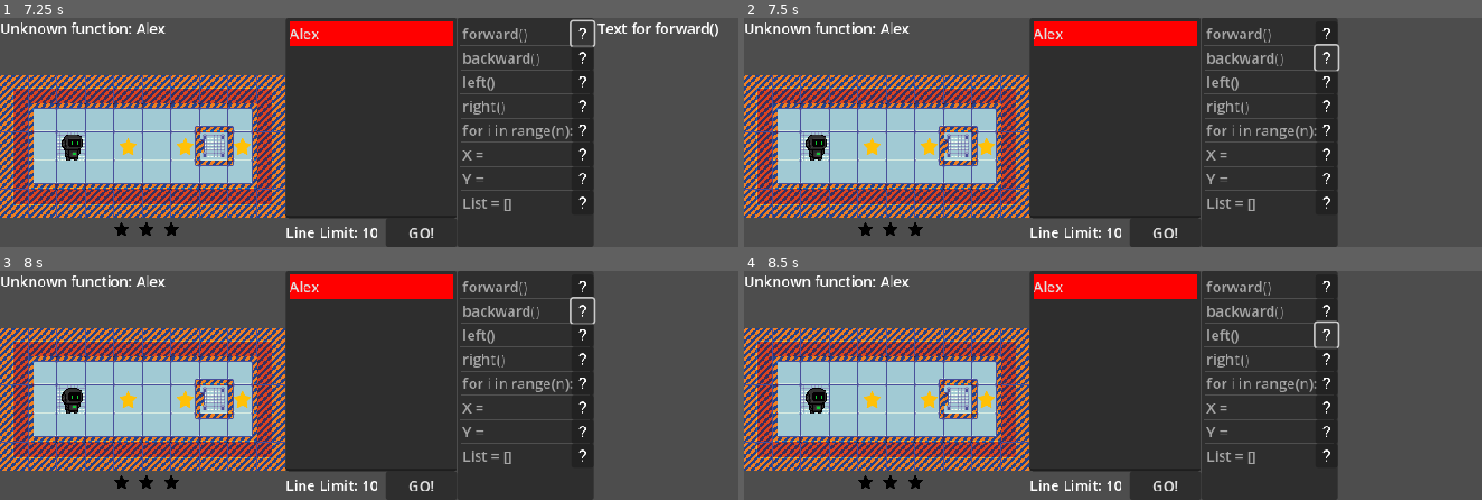
Above: before the commit, frames 1-4 (two rows, left to right).
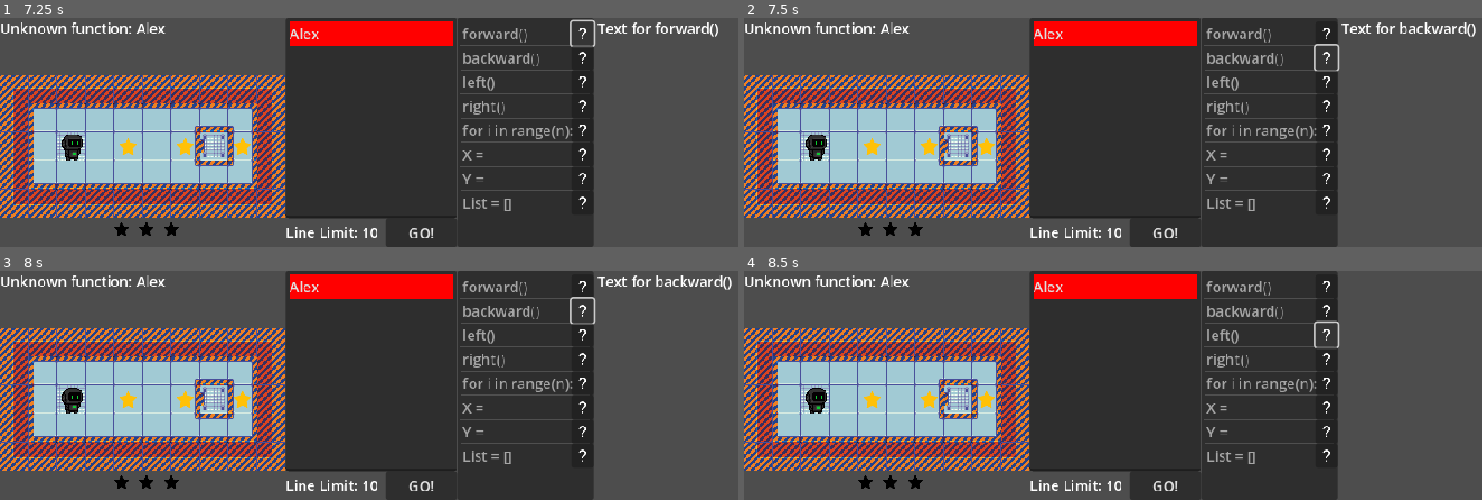
Above: after the commit, the same moments.

Repository: BingloGames/Robot-Bachelor
Game: Godot game, scene res://start_menu.tscn
The game is run twice, just before and just after one commit, with the same random seed, the same clock (stepped at 60 frames per second) and the same inputs.
Inputs (mouse positions are in pixels of both pictures, inside the frame that each line leads up to):
- Up to frame 1 (7.25 s): click "Start" at 0.5 s; click "1 Player" at 1.25 s; tap Enter (ui_accept) at 2, 2.27, 3.5, 3.77 s; move the mouse to (575, 121) at 2.02 s; hold Right (ui_right) 2.03-2.75 s; click "1" at 2.75 s; move the mouse to (243, 143) at 3.52 s; hold Down (ui_down) 3.53-4.25 s; click (369, 118) at 4.27 s; type "Alex" at 4.35 s; click "GO!" at 5 s; click "GO!" at 5.75 s; click (583, 34) at 6.5 s
- Up to frame 2 (7.5 s): click (1327, 56) at 7.25 s
- Up to frame 3 (8 s): no input
- Up to frame 4 (8.5 s): click (1327, 335) at 8 s

Frame 1 is identical in both runs. In frame 2, 0.4% of the frame differs, in the area x 80-100%, y 1-9%; in frame 3, 0.4%; in frame 4, nothing differs.

Commit message:
added text and language path to global. Added popup info

Diff:
--- a/robot-project/global.gd
+++ b/robot-project/global.gd
@@ -5,6 +5,8 @@
 var levels_file_start = "Level"
 var path_end = ".tscn"
 
+var text_path = "res://Texts"
+var text_language = "/ENG/"
 
 var inventory = []
 
--- /dev/null
+++ b/robot-project/info_pop_up.gd
@@ -0,0 +1,36 @@
+extends Control
+@onready var path = Global.text_path
+@onready var language = Global.text_language
+var no_players = "1"
+var current_level = "1"
+var item = no_players + " player" + "/Level" + current_level
+# Called when the node enters the scene tree for the first time.
+func _ready() -> void:
+	var file_path = path + language + item + ".txt"
+	if FileAccess.file_exists(file_path):
+		var file = FileAccess.open(file_path, FileAccess.READ)
+		if file:
+			var content = file.get_as_text()
+			get_node("RichTextLabel").set_text(content)
+		else:
+			print("Error opening file: ", file)
+	pass # Replace with function body.
+
+
+# Called every frame. 'delta' is the elapsed time since the previous frame.
+func _process(delta: float) -> void:
+	pass
+
+
+func _on_Close_pressed() -> void:
+	get_node("RichTextLabel").hide()
+	get_node("Close").hide()
+	get_node("Open").show()
+	pass # Replace with function body.
+
+
+func _on_Open_pressed() -> void:
+	get_node("Open").hide()
+	get_node("RichTextLabel").show()
+	get_node("Close").show()
+	pass # Replace with function body.
--- a/robot-project/info_pop_up.tscn
+++ b/robot-project/info_pop_up.tscn
@@ -1,4 +1,6 @@
-[gd_scene load_steps=0 format=3 uid="uid://bu5wqujjgco58"]
+[gd_scene load_steps=2 format=3 uid="uid://bu5wqujjgco58"]
+
+[ext_resource type="Script" uid="uid://cpveoq8deqyi" path="res://info_pop_up.gd" id="1_i6fiq"]
 
 [node name="Info pop up" type="Control"]
 layout_mode = 3
@@ -7,11 +9,34 @@
 anchor_bottom = 1.0
 grow_horizontal = 2
 grow_vertical = 2
+script = ExtResource("1_i6fiq")
+
+[node name="Close" type="Button" parent="."]
+layout_mode = 0
+offset_left = 872.0
+offset_top = 8.0
+offset_right = 890.0
+offset_bottom = 39.0
+text = "X"
 
 [node name="RichTextLabel" type="RichTextLabel" parent="."]
 layout_mode = 1
 anchors_preset = -1
 anchor_right = 0.9990001
 anchor_bottom = 1.0
-offset_right = -0.10406494
-offset_bottom = -1.0
+offset_left = 16.0
+offset_top = 16.0
+offset_right = -15.104065
+offset_bottom = -16.0
+
+[node name="Open" type="Button" parent="."]
+visible = false
+layout_mode = 0
+offset_left = 872.0
+offset_top = 8.0
+offset_right = 888.0
+offset_bottom = 39.0
+text = "?"
+
+[connection signal="pressed" from="Close" to="." method="_on_Close_pressed"]
+[connection signal="pressed" from="Open" to="." method="_on_Open_pressed"]
--- a/robot-project/item_list.gd
+++ b/robot-project/item_list.gd
@@ -2,8 +2,10 @@
 @export var itemsList = ["forward()", "backward()", "left()", "right()", "for i in range(n):" ,"X = ", "Y = ", "List = []"]
 var items = 8
 var function = ""
-var path = "res://Texts"
-var language = "/ENG/"
+
+@onready var path = Global.text_path
+@onready var language = Global.text_language
+
 var item = ""
 
 # Called when the node enters the scene tree for the first time.
Not shown, changed: robot-project/Texts/ENG/1 player/Level1.txt
Not shown, changed: robot-project/Texts/ENG/Backward().txt
Not shown, added: robot-project/info_pop_up.gd.uid
